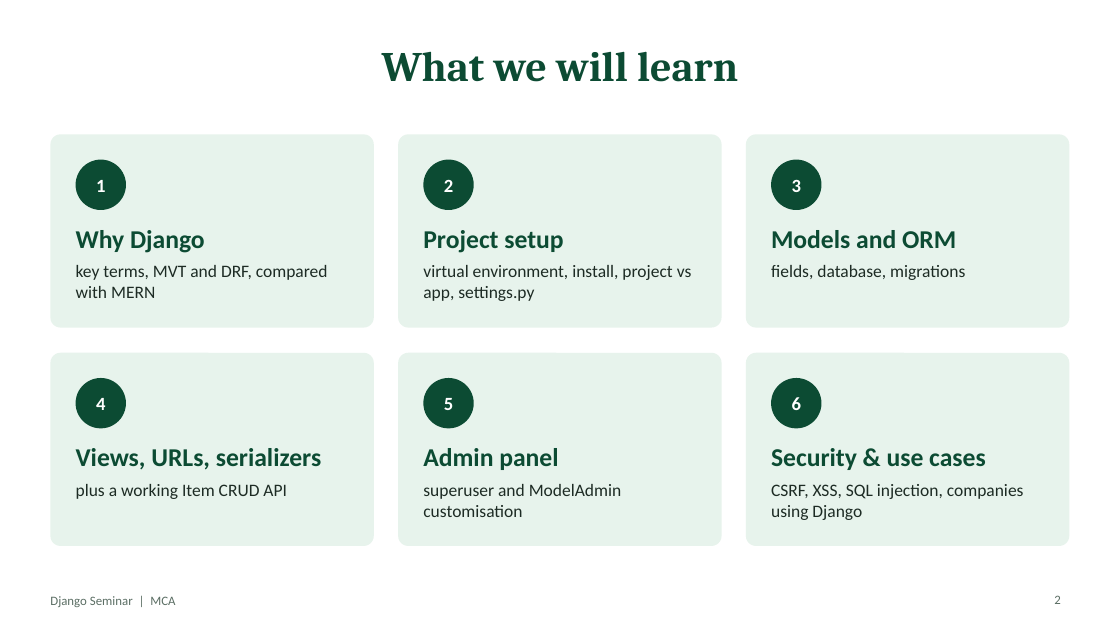
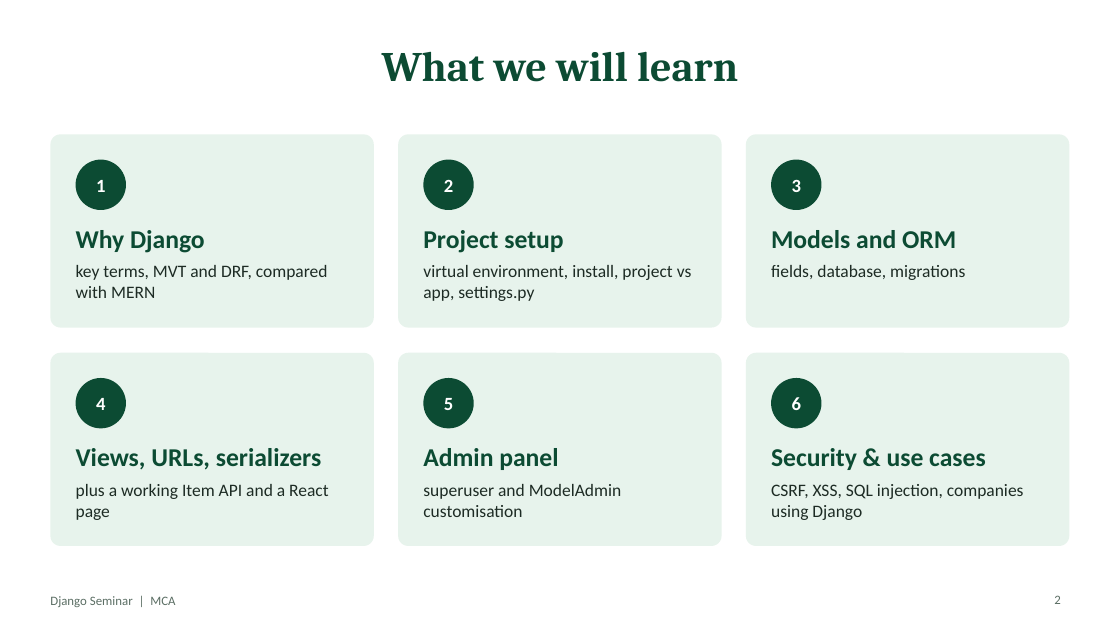
Before and after one commit to MrNihalT/mca, a slide deck: slide 2 of django-seminar/slides/Django-Seminar.pptx. Drawn at 1120x630 pixels with LibreOffice and Linux fonts; fonts in the diff are those of the drawing. Boxes give left, top, right and bottom in pixels: in the first picture for what was removed or moved away, otherwise in the second. Text is boxed around its words. In the diff, an @@ line names an element or a change of style, - is before the commit and + after.

```diff
--- a/django-seminar/slides/Django-Seminar.pptx
+++ b/django-seminar/slides/Django-Seminar.pptx
@@ text at (x1=76, y1=484, x2=328, y2=520): text changed @@
-plus a working Item CRUD API
+plus a working Item API and a React page
```
Also in this commit, not shown: 2 other slides changed, 1 slide added, 14 other files.
